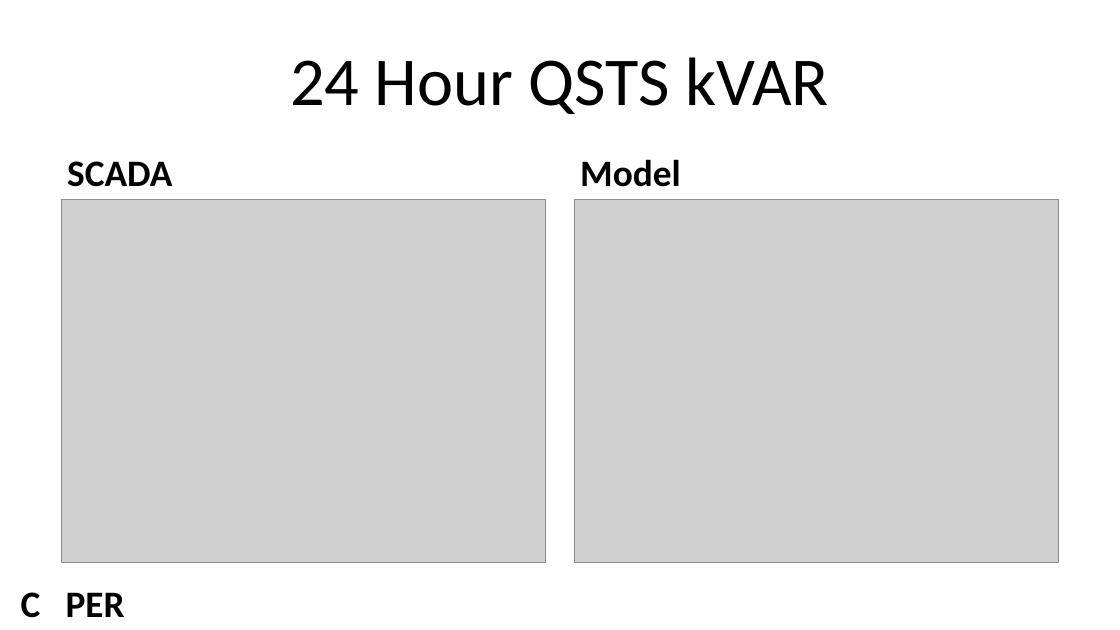
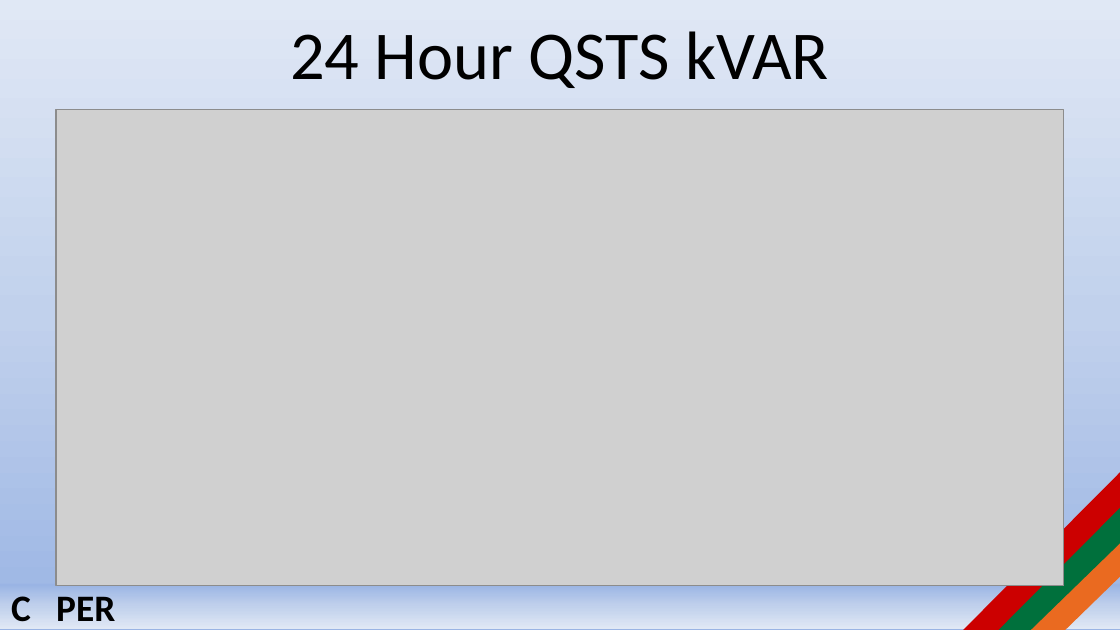
Before and after one commit to jlavall1/CAPER, a slide deck: slide 9 of 06_Joshua_Smith/Documents/CAPER April 4 5 2016.pptx (slide 10 before the commit). Drawn at 1120x630 pixels with LibreOffice and Linux fonts; fonts in the diff are those of the drawing; grey boxes stand for pictures; background and template pictures are left out. Boxes give left, top, right and bottom in pixels: in the first picture for what was removed or moved away, otherwise in the second. Text is boxed around its words. In the diff, an @@ line names an element or a change of style, - is before the commit and + after.

```diff
--- a/06_Joshua_Smith/Documents/CAPER April 4 5 2016.pptx
+++ b/06_Joshua_Smith/Documents/CAPER April 4 5 2016.pptx
@@ background #FFFFFF to gradient #9AB5E4 to #C2D1ED to #E1E8F5 @@
@@ title "24 Hour QSTS kVAR": place and size @@
-title "24 Hour QSTS kVAR" at bbox=[290, 57, 829, 114]
+title "24 Hour QSTS kVAR" at bbox=[290, 31, 829, 88]
@@ picture added at bbox=[56, 110, 1064, 586] @@
@@ text removed at bbox=[67, 161, 172, 187] @@
-SCADA
@@ text removed at bbox=[580, 159, 681, 187] @@
-Model
@@ picture removed at bbox=[62, 199, 545, 562] @@
@@ picture removed at bbox=[575, 199, 1058, 562] @@
@@ diag stripe added at bbox=[963, 473, 1120, 630], fill #CC0000 @@
@@ diag stripe added at bbox=[993, 507, 1120, 630], fill #00703C @@
@@ diag stripe added at bbox=[1029, 542, 1120, 630], fill #EA6A20 @@
@@ rectangle "C PER": place and size @@
-rectangle "C PER" at bbox=[21, 592, 125, 618]
+rectangle "C PER" at bbox=[0, 585, 1120, 629]
@@ rectangle "C PER" at bbox=[0, 585, 1120, 629]: fill none to gradient #9AB5E4 to #C2D1ED to #E1E8F5 @@
```
Also in this commit, not shown: 7 other slides changed, 1 slide added, 1 slide removed, 24 other files.
